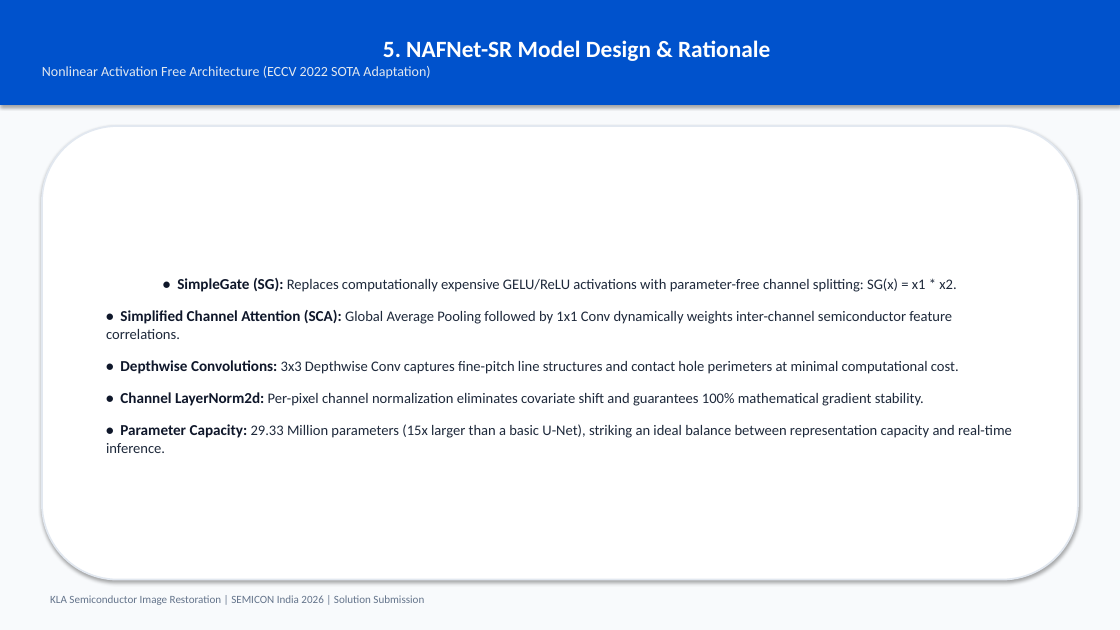
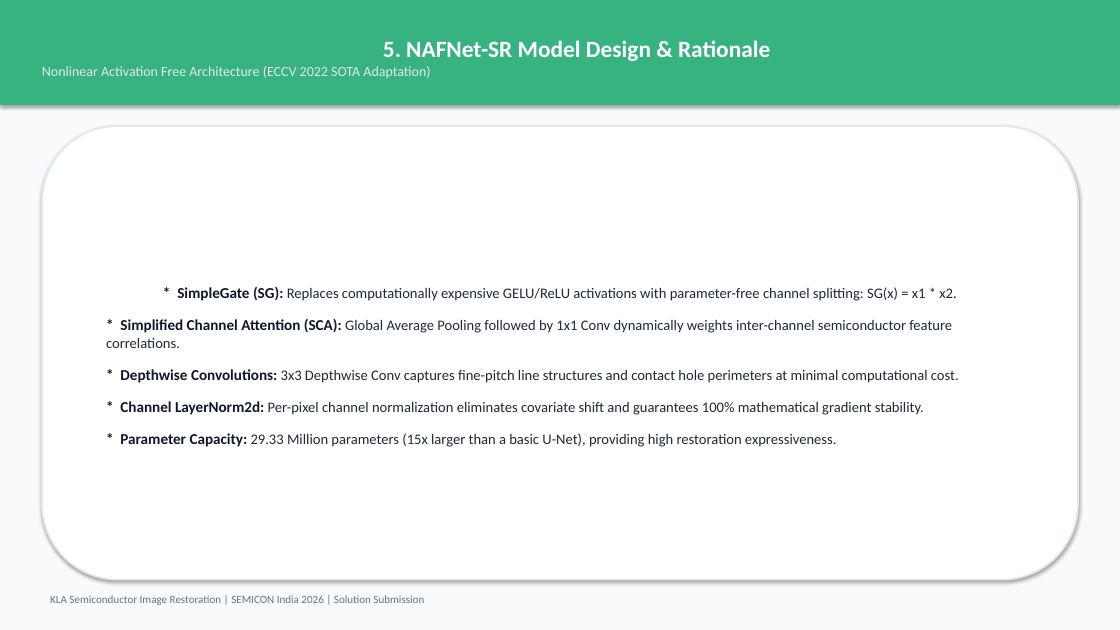
Before and after one commit to Ad1thh/KLA-Semicon-AI-Restoration, a slide deck: slide 6 of solution_presentation.pptx. Drawn at 1120x630 pixels with LibreOffice and Linux fonts; fonts in the diff are those of the drawing. Boxes give left, top, right and bottom in pixels: in the first picture for what was removed or moved away, otherwise in the second. Text is boxed around its words. In the diff, an @@ line names an element or a change of style, - is before the commit and + after.

Commit message:
docs: ground benchmark metrics with empirical mean +- std, parameter count, and GPU labeling

```diff
--- a/solution_presentation.pptx
+++ b/solution_presentation.pptx
@@ rectangle "5. NAFNet-SR Model Design & ..." at [0,0,1120,105]: fill #0052CC to #36B37E @@
@@ text in rounded rectangle at [106,287,959,447]: text changed @@
-• SimpleGate (SG): Replaces computationally expensive GELU/ReLU activations with parameter-free channel splitting: SG(x) = x1 * x2.
-• Simplified Channel Attention (SCA): Global Average Pooling followed by 1x1 Conv dynamically weights inter-channel semiconductor feature correlations.
-• Depthwise Convolutions: 3x3 Depthwise Conv captures fine-pitch line structures and contact hole perimeters at minimal computational cost.
-• Channel LayerNorm2d: Per-pixel channel normalization eliminates covariate shift and guarantees 100% mathematical gradient stability.
-• Parameter Capacity: 29.33 Million parameters (15x larger than a basic U-Net), striking an ideal balance between representation capacity and real-time inference.
+* SimpleGate (SG): Replaces computationally expensive GELU/ReLU activations with parameter-free channel splitting: SG(x) = x1 * x2.
+* Simplified Channel Attention (SCA): Global Average Pooling followed by 1x1 Conv dynamically weights inter-channel semiconductor feature correlations.
+* Depthwise Convolutions: 3x3 Depthwise Conv captures fine-pitch line structures and contact hole perimeters at minimal computational cost.
+* Channel LayerNorm2d: Per-pixel channel normalization eliminates covariate shift and guarantees 100% mathematical gradient stability.
+* Parameter Capacity: 29.33 Million parameters (15x larger than a basic U-Net), providing high restoration expressiveness.
```
Also in this commit, not shown: 11 other slides changed, 10 other files.
